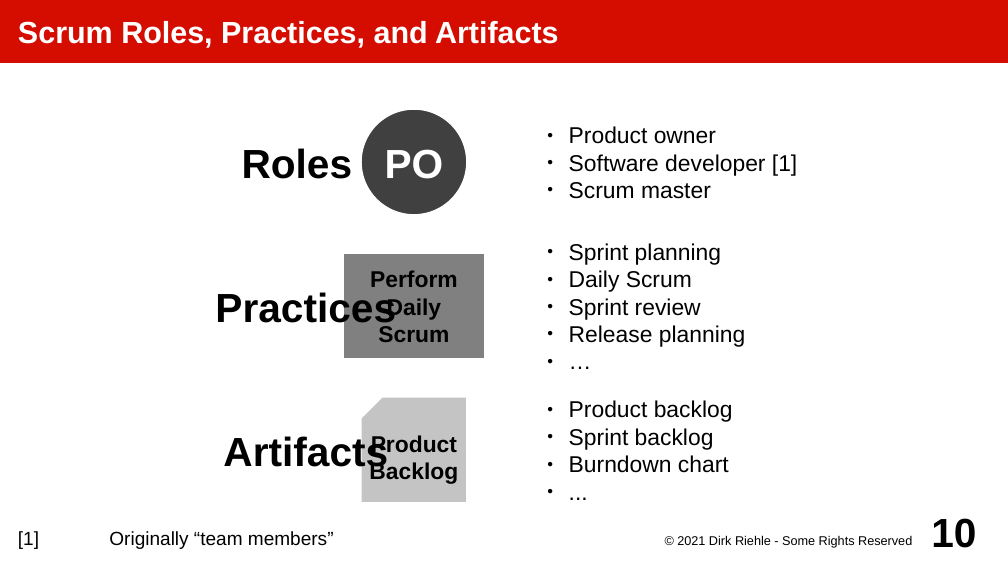
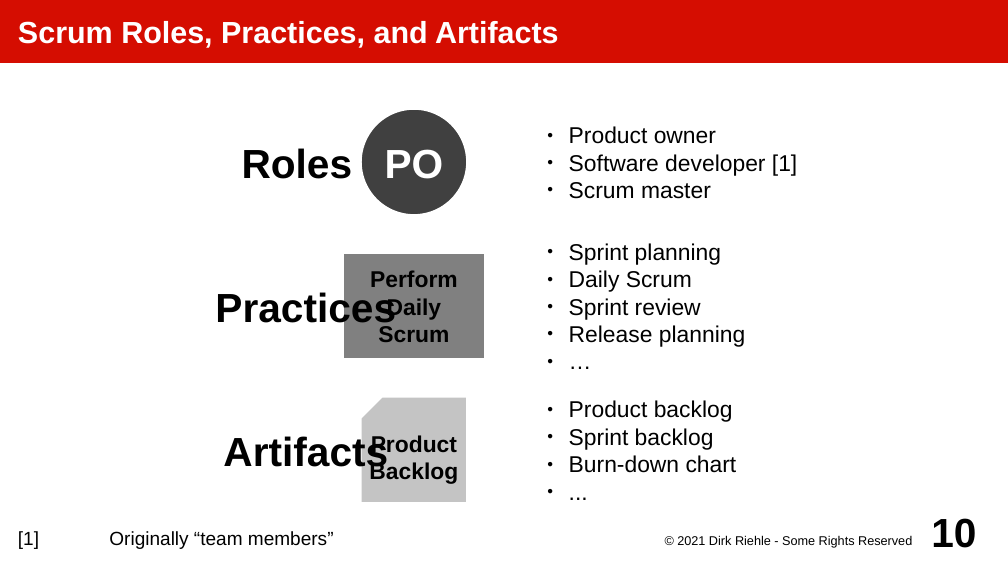
Before and after one commit to dirkriehle/amos-course, a slide deck: slide 10 of Lecture slides/AMOS C03 - Scrum Overview.odp. Drawn at 1008x567 pixels with LibreOffice and Linux fonts; fonts in the diff are those of the drawing. Boxes give left, top, right and bottom in pixels: in the first picture for what was removed or moved away, otherwise in the second. Text is boxed around its words. In the diff, an @@ line names an element or a change of style, - is before the commit and + after.

Commit message:
Fixed burn-down chart spelling

```diff
--- a/Lecture slides/AMOS C03 - Scrum Overview.odp
+++ b/Lecture slides/AMOS C03 - Scrum Overview.odp
@@ text at [569, 455, 737, 473]: text changed @@
-● Burndown chart
+● Burn-down chart
```
Also in this commit, not shown: 1 other slide changed, 5 other files.
